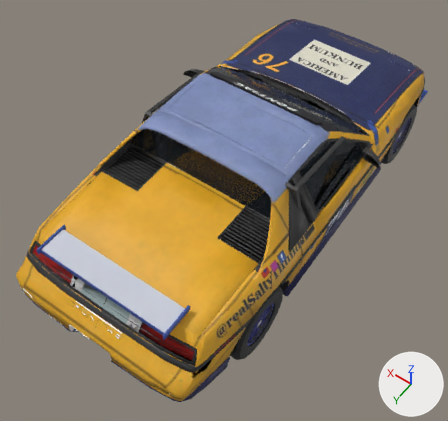
The glTF model public/cars/field/models/76.glb as it was, and as the next commit left it.
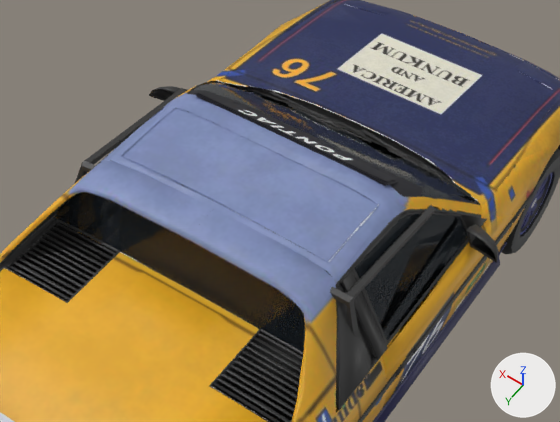
Each version is shown whole from a 50 mm lens placed at (-1.87, 3.09, 4.4), pointed at (-0.01, 0.48, 0.3), then close up on the part from 22% to 93% of the width and 5% to 61% of the height. Every picture has the same lights, and +X, +Y and +Z are marked at lower right. The last two pictures show the newer version. Vertices at exactly the same position are counted once.

Objects in the first close-up: 'body', 'wheel_fr'.
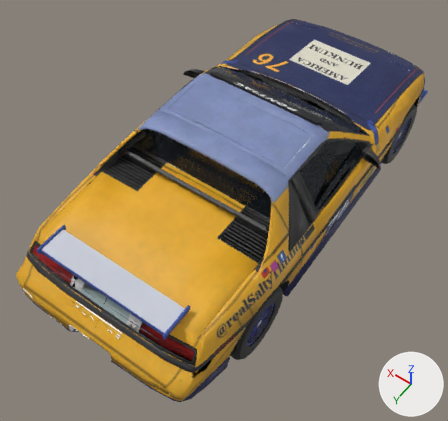
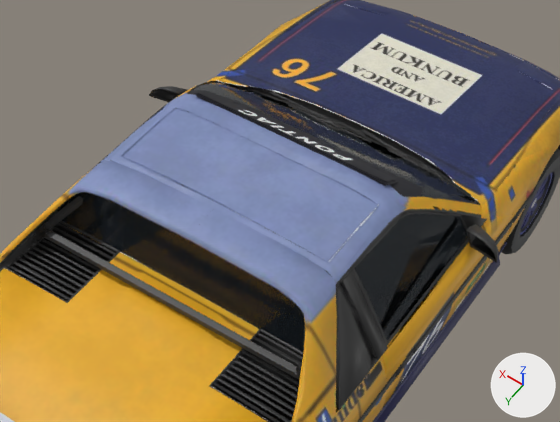
Pixel boxes (x1, y1, x2, y2) of what changed, in the close-ups (560 x 422 px):
part 1 of me_body_mesh, added: after (33, 222, 302, 380)
part 2 of me_body_mesh, added (mostly hidden): after (43, 111, 188, 227)
part 3 of me_body_mesh, deleted (mostly hidden): before (71, 161, 362, 342)
part 4 of me_body_mesh, deleted: before (346, 205, 435, 299)
part 5 of me_body_mesh, deleted: before (81, 88, 186, 165)

Edits to the bpy script that builds the scene:
```text
Change me_body_mesh:
    used by ob_body; location = (0.0, 0.0, -0.02)
    remove me_body_mesh.from_pydata(...)  # 6778 vertices, 8031 faces; spans x -0.97..0.96, y -2.02..2.07, z 0.14..1.21
    add me_body_mesh.from_pydata(...)  # 6808 vertices, 8091 faces; spans x -0.97..0.96, y -2.02..2.07, z 0.13..1.21
    me_body_mesh part 1: a new loose piece of 70 vertices spanning x -0.8..0.79, y 0.82..0.87, z 0.66..1.0, in mat_car_users_cobyhartman_dev_probe_sim_tools_cars_kit_cache_import_76_derived_spec_py_livery (picture img_livery)
    me_body_mesh part 2: a new loose piece of 25 vertices spanning x 0.47..0.73, y -0.16..0.86, z 0.89..1.18, in mat_car_users_cobyhartman_dev_probe_sim_tools_cars_kit_cache_import_76_derived_spec_py_livery (picture img_livery)
    me_body_mesh part 3: the loose piece of 75 vertices spanning x -0.81..0.81, y 0.54..0.58, z 0.6..1.16 is deleted
    me_body_mesh part 4: the loose piece of 10 vertices spanning x -0.68..-0.64, y -0.15..0.56, z 1.03..1.14 is deleted
    me_body_mesh part 5: the loose piece of 10 vertices spanning x 0.64..0.68, y -0.15..0.56, z 1.03..1.14 is deleted
    other edits to the shape of me_body_mesh do not show in these pictures
```
